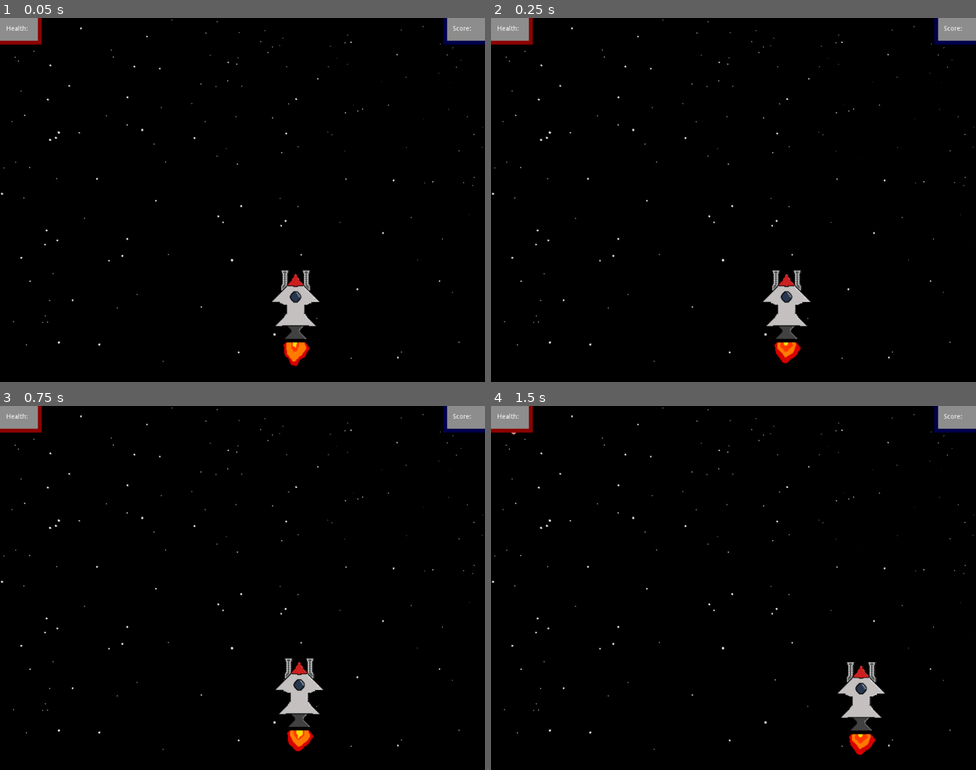
Above: before the commit, frames 1-4 (two rows, left to right).
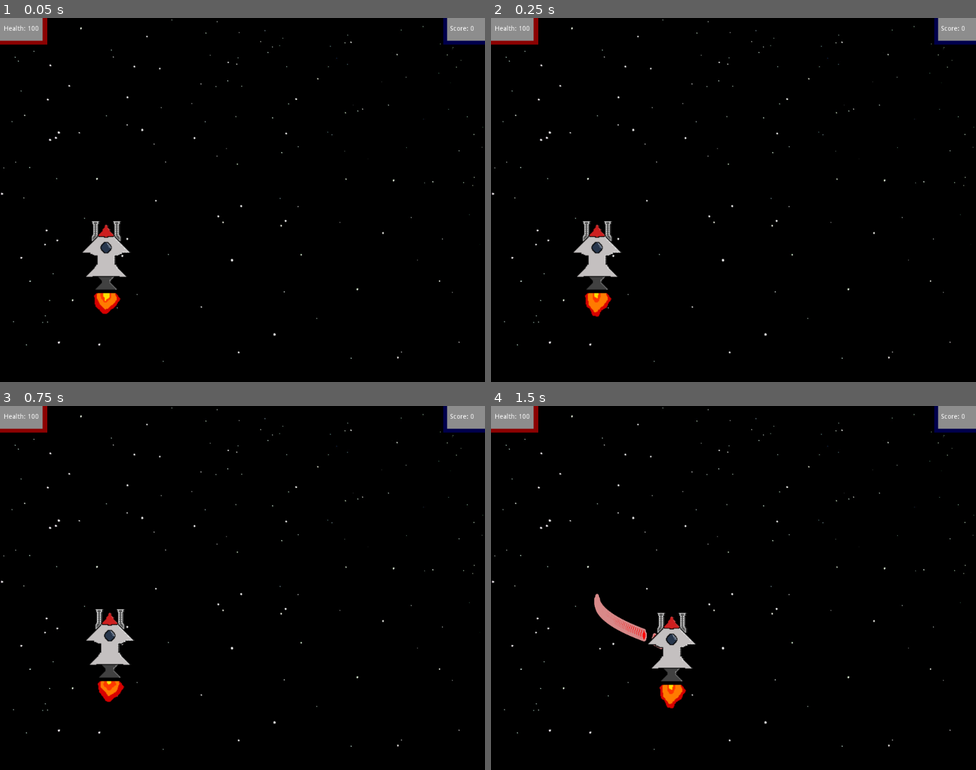
Above: after the commit, the same moments.

Repository: Xwartu/04-Space-Shooter
Game: Godot game, scene res://Scenes/Game.tscn
Same seed, same stepped clock (60 frames per second), same inputs: the game is played once before the commit and once after it.
Inputs:
- Up to frame 1 (0.05 s): no input
- Up to frame 2 (0.25 s): no input
- Up to frame 3 (0.75 s): tap Enter at 0.5 s; hold D (Right) from 0.53 s (still down); hold Space (Fire) from 0.53 s (still down)
- Up to frame 4 (1.5 s): release D (Right) at 1.28 s; release Space (Fire) at 1.28 s; hold S (Down) from 1.28 s (still down); tap Space (Fire) at 1.35 s

The runs differ from the first frame. In frame 1, 2.6% of the frame differs, in the area x 0-98%, y 0-96%; in frame 2, 2.6%; in frame 3, 2.6%; in frame 4, 3.0%.
Error after the commit: Invalid call. Nonexistent function 'interpolate_propoerty' in base 'Tween'. (res://Scripts/Enemy.gd:16)

Commit message:
So close

Diff:
--- /dev/null
+++ b/Scenes/Blasterfire.tscn
@@ -0,0 +1,23 @@
+[gd_scene load_steps=3 format=2]
+
+[ext_resource path="res://Assets/Blaster Bolt-1.png.png" type="Texture" id=1]
+[ext_resource path="res://Scripts/Blasterfire.gd" type="Script" id=2]
+
+[node name="BlasterR" type="RigidBody2D"]
+position = Vector2( 48, -56 )
+collision_layer = 2
+collision_mask = 12
+gravity_scale = 0.0
+can_sleep = false
+linear_damp = 0.0
+angular_damp = 0.0
+script = ExtResource( 2 )
+__meta__ = {
+"_edit_group_": true
+}
+
+[node name="Sprite" type="Sprite" parent="."]
+texture = ExtResource( 1 )
+
+[node name="CollisionPolygon2D" type="CollisionPolygon2D" parent="."]
+polygon = PoolVector2Array( 7, -15.6, 7, -12.3, 10.4, 7, 8.7, 7, 7.7, 13, 5.8, 13, 2.8, 16, -2.8, 16, -9, 9.8, -9, 5, -10.2, -8, -8.3, -8, -5, -15.3, -5, -16, 5.4, -16 )
--- /dev/null
+++ b/Scenes/Explosion.tscn
@@ -0,0 +1,68 @@
+[gd_scene load_steps=13 format=2]
+
+[ext_resource path="res://Assets/explosion_atlas.png" type="Texture" id=1]
+[ext_resource path="res://Scripts/Explosion.gd" type="Script" id=2]
+
+[sub_resource type="AtlasTexture" id=1]
+flags = 4
+atlas = ExtResource( 1 )
+region = Rect2( 0, 0, 512, 512 )
+
+[sub_resource type="AtlasTexture" id=2]
+flags = 4
+atlas = ExtResource( 1 )
+region = Rect2( 512, 0, 512, 512 )
+
+[sub_resource type="AtlasTexture" id=3]
+flags = 4
+atlas = ExtResource( 1 )
+region = Rect2( 1024, 0, 512, 512 )
+
+[sub_resource type="AtlasTexture" id=4]
+flags = 4
+atlas = ExtResource( 1 )
+region = Rect2( 0, 512, 512, 512 )
+
+[sub_resource type="AtlasTexture" id=5]
+flags = 4
+atlas = ExtResource( 1 )
+region = Rect2( 512, 512, 512, 512 )
+
+[sub_resource type="AtlasTexture" id=6]
+flags = 4
+atlas = ExtResource( 1 )
+region = Rect2( 1024, 512, 512, 512 )
+
+[sub_resource type="AtlasTexture" id=7]
+flags = 4
+atlas = ExtResource( 1 )
+region = Rect2( 0, 1024, 512, 512 )
+
+[sub_resource type="AtlasTexture" id=8]
+flags = 4
+atlas = ExtResource( 1 )
+region = Rect2( 512, 1024, 512, 512 )
+
+[sub_resource type="AtlasTexture" id=9]
+flags = 4
+atlas = ExtResource( 1 )
+region = Rect2( 1024, 1024, 512, 512 )
+
+[sub_resource type="SpriteFrames" id=10]
+animations = [ {
+"frames": [ SubResource( 1 ), SubResource( 2 ), SubResource( 3 ), SubResource( 4 ), SubResource( 5 ), SubResource( 6 ), SubResource( 7 ), SubResource( 8 ), SubResource( 9 ) ],
+"loop": true,
+"name": "default",
+"speed": 5.0
+} ]
+
+[node name="Explosion" type="Node2D"]
+script = ExtResource( 2 )
+
+[node name="Sprite" type="AnimatedSprite" parent="."]
+position = Vector2( 184, -312 )
+scale = Vector2( 0.5, 0.5 )
+frames = SubResource( 10 )
+frame = 1
+playing = true
+[connection signal="animation_finished" from="Sprite" to="." method="_on_Sprite_animation_finished"]
--- a/Scenes/Game.tscn
+++ b/Scenes/Game.tscn
@@ -1,14 +1,15 @@
-[gd_scene load_steps=24 format=2]
+[gd_scene load_steps=15 format=2]
 
 [ext_resource path="res://Scripts/Player.gd" type="Script" id=1]
 [ext_resource path="res://Assets/Rocket V3-2.png.png" type="Texture" id=2]
 [ext_resource path="res://Assets/Reuse.jpg" type="Texture" id=3]
-[ext_resource path="res://Assets/spaceMeteors_001.png" type="Texture" id=4]
-[ext_resource path="res://Assets/Blaster Bolt-1.png.png" type="Texture" id=5]
+[ext_resource path="res://Scripts/Meteors.gd" type="Script" id=4]
+[ext_resource path="res://Scripts/Blaster.gd" type="Script" id=5]
 [ext_resource path="res://Assets/Stupid monster-1.png.png" type="Texture" id=6]
 [ext_resource path="res://Assets/Rocket V3.png" type="Texture" id=7]
-[ext_resource path="res://Assets/explosion_atlas.png" type="Texture" id=8]
+[ext_resource path="res://Scripts/Enemy.gd" type="Script" id=8]
 [ext_resource path="res://Scripts/HUD.gd" type="Script" id=9]
+[ext_resource path="res://Assets/TheFatRat - Time Lapse.ogg" type="AudioStream" id=10]
 
 [sub_resource type="AtlasTexture" id=1]
 flags = 4
@@ -33,59 +34,6 @@
 "speed": 7.0
 } ]
 
-[sub_resource type="AtlasTexture" id=5]
-flags = 4
-atlas = ExtResource( 8 )
-region = Rect2( 0, 0, 512, 512 )
-
-[sub_resource type="AtlasTexture" id=6]
-flags = 4
-atlas = ExtResource( 8 )
-region = Rect2( 512, 0, 512, 512 )
-
-[sub_resource type="AtlasTexture" id=7]
-flags = 4
-atlas = ExtResource( 8 )
-region = Rect2( 1024, 0, 512, 512 )
-
-[sub_resource type="AtlasTexture" id=8]
-flags = 4
-atlas = ExtResource( 8 )
-region = Rect2( 0, 512, 512, 512 )
-
-[sub_resource type="AtlasTexture" id=9]
-flags = 4
-atlas = ExtResource( 8 )
-region = Rect2( 512, 512, 512, 512 )
-
-[sub_resource type="AtlasTexture" id=10]
-flags = 4
-atlas = ExtResource( 8 )
-region = Rect2( 1024, 512, 512, 512 )
-
-[sub_resource type="AtlasTexture" id=11]
-flags = 4
-atlas = ExtResource( 8 )
-region = Rect2( 0, 1024, 512, 512 )
-
-[sub_resource type="AtlasTexture" id=12]
-flags = 4
-atlas = ExtResource( 8 )
-region = Rect2( 512, 1024, 512, 512 )
-
-[sub_resource type="AtlasTexture" id=13]
-flags = 4
-atlas = ExtResource( 8 )
-region = Rect2( 1024, 1024, 512, 512 )
-
-[sub_resource type="SpriteFrames" id=14]
-animations = [ {
-"frames": [ SubResource( 5 ), SubResource( 6 ), SubResource( 7 ), SubResource( 8 ), SubResource( 9 ), SubResource( 10 ), SubResource( 11 ), SubResource( 12 ), SubResource( 13 ) ],
-"loop": true,
-"name": "default",
-"speed": 5.0
-} ]
-
 [node name="Game" type="Node2D"]
 
 [node name="Background" type="Node2D" parent="."]
@@ -97,41 +45,22 @@
 centered = false
 
 [node name="Blasterfire" type="Node2D" parent="."]
+script = ExtResource( 5 )
 
-[node name="BlasterR" type="RigidBody2D" parent="Blasterfire"]
-position = Vector2( 48, -56 )
-collision_layer = 2
-collision_mask = 24
-__meta__ = {
-"_edit_group_": true
-}
-
-[node name="Sprite" type="Sprite" parent="Blasterfire/BlasterR"]
-texture = ExtResource( 5 )
-
-[node name="CollisionPolygon2D" type="CollisionPolygon2D" parent="Blasterfire/BlasterR"]
-polygon = PoolVector2Array( 7, -15.6, 7, -12.3, 10.4, 7, 8.7, 7, 7.7, 13, 5.8, 13, 2.8, 16, -2.8, 16, -9, 9.8, -9, 5, -10.2, -8, -8.3, -8, -5, -15.3, -5, -16, 5.4, -16 )
+[node name="Timer" type="Timer" parent="Blasterfire"]
+one_shot = true
+autostart = true
 
 [node name="Enemyfire" type="Node2D" parent="."]
 
 [node name="Meteors" type="Node2D" parent="."]
+script = ExtResource( 4 )
 
-[node name="Meteor" type="RigidBody2D" parent="Meteors"]
-position = Vector2( 0, -160 )
-__meta__ = {
-"_edit_group_": true
-}
-
-[node name="Sprite" type="Sprite" parent="Meteors/Meteor"]
-scale = Vector2( 0.2, 0.2 )
-texture = ExtResource( 4 )
-
-[node name="CollisionPolygon2D" type="CollisionPolygon2D" parent="Meteors/Meteor"]
-scale = Vector2( 0.2, 0.2 )
-polygon = PoolVector2Array( 18.5, -226.3, 143.5, -172.3, 143.5, -170.6, 213.5, -57.8, 213.5, 23.9, 209.4, 89, 207.6, 89, 136.6, 208, 132.9, 208, 31.4, 227, -9.2, 227, -136.5, 190.5, -136.5, 189, -141.5, 185, -141.5, 182.5, -209.5, 70.6, -209.5, 59, -213.5, 5.7, -213.5, -73, -120.3, -169, -118, -169, -1.10001, -227, 18.5, -227 )
+[node name="Timer" type="Timer" parent="Meteors"]
+autostart = true
 
 [node name="Player" type="KinematicBody2D" parent="."]
-position = Vector2( 624, 632 )
+position = Vector2( 224, 528 )
 script = ExtResource( 1 )
 __meta__ = {
 "_edit_group_": true
@@ -151,12 +80,14 @@
 position = Vector2( -3.05176e-05, -3.05176e-05 )
 scale = Vector2( 1.5, 1.5 )
 frames = SubResource( 4 )
+frame = 2
 playing = true
 
 [node name="Enemies" type="Node2D" parent="."]
 
 [node name="Enemy" type="KinematicBody2D" parent="Enemies"]
 position = Vector2( 0, -232 )
+script = ExtResource( 8 )
 __meta__ = {
 "_edit_group_": true
 }
@@ -167,22 +98,18 @@
 [node name="CollisionPolygon2D" type="CollisionPolygon2D" parent="Enemies/Enemy"]
 polygon = PoolVector2Array( 17, -58.5, 24, -56.5, 24, -54.7, 32, -44.7, 32, -40, 32.7, -33, 43, -46, 45.4, -46, 52.4, - …(530 unchanged characters)…
 
+[node name="Timer" type="Timer" parent="Enemies/Enemy"]
+autostart = true
+
+[node name="Tween" type="Tween" parent="Enemies/Enemy"]
+
 [node name="Explosions" type="Node2D" parent="."]
-
-[node name="Explosion" type="Node2D" parent="Explosions"]
-
-[node name="Sprite" type="AnimatedSprite" parent="Explosions/Explosion"]
-position = Vector2( 184, -312 )
-scale = Vector2( 0.5, 0.5 )
-frames = SubResource( 14 )
-frame = 3
-playing = true
 
 [node name="HUD" type="Node2D" parent="."]
 script = ExtResource( 9 )
 
 [node name="ColorRect3" type="ColorRect" parent="HUD"]
-margin_right = 88.0
+margin_right = 100.0
 margin_bottom = 56.0
 color = Color( 0.552941, 0.0117647, 0.0117647, 1 )
 __meta__ = {
@@ -190,7 +117,7 @@
 }
 
 [node name="ColorRect" type="ColorRect" parent="HUD"]
-margin_right = 80.0
+margin_right = 90.0
 margin_bottom = 48.0
 color = Color( 0.556863, 0.556863, 0.556863, 1 )
 __meta__ = {
@@ -216,8 +143,9 @@
 }
 
 [node name="Health" type="Label" parent="HUD"]
+margin_left = 8.0
 margin_top = 16.0
-margin_right = 72.0
+margin_right = 80.0
 margin_bottom = 88.0
 text = "Health:
 "
@@ -236,3 +164,12 @@
 __meta__ = {
 "_edit_use_anchors_": false
 }
+
+[node name="Time Lapse" type="AudioStreamPlayer" parent="."]
+stream = ExtResource( 10 )
+autoplay = true
+[connection signal="timeout" from="Blasterfire/Timer" to="Blasterfire" method="_on_Timer_timeout"]
+[connection signal="timeout" from="Meteors/Timer" to="Meteors" method="_on_Timer_timeout"]
+[connection signal="health_changed" from="Player" to="HUD" method="_on_Player_health_changed"]
+[connection signal="score_changed" from="Player" to="HUD" method="_on_Player_score_changed"]
+[connection signal="timeout" from="Enemies/Enemy/Timer" to="Enemies/Enemy" method="_on_Timer_timeout"]
--- /dev/null
+++ b/Scenes/Meteor.tscn
@@ -0,0 +1,23 @@
+[gd_scene load_steps=3 format=2]
+
+[ext_resource path="res://Assets/spaceMeteors_001.png" type="Texture" id=1]
+[ext_resource path="res://Scripts/Meteor.gd" type="Script" id=2]
+
+[node name="Meteor" type="RigidBody2D"]
+position = Vector2( 0, -160 )
+collision_layer = 4
+collision_mask = 5
+mode = 2
+gravity_scale = 0.0
+script = ExtResource( 2 )
+__meta__ = {
+"_edit_group_": true
+}
+
+[node name="Sprite" type="Sprite" parent="."]
+scale = Vector2( 0.2, 0.2 )
+texture = ExtResource( 1 )
+
+[node name="CollisionPolygon2D" type="CollisionPolygon2D" parent="."]
+scale = Vector2( 0.2, 0.2 )
+polygon = PoolVector2Array( 18.5, -226.3, 143.5, -172.3, 143.5, -170.6, 213.5, -57.8, 213.5, 23.9, 209.4, 89, 207.6, 89, 136.6, 208, 132.9, 208, 31.4, 227, -9.2, 227, -136.5, 190.5, -136.5, 189, -141.5, 185, -141.5, 182.5, -209.5, 70.6, -209.5, 59, -213.5, 5.7, -213.5, -73, -120.3, -169, -118, -169, -1.10001, -227, 18.5, -227 )
--- /dev/null
+++ b/Scripts/Blaster.gd
@@ -0,0 +1,16 @@
+extends Node2D
+
+var ready = true
+onready var default_timer = $Timer.wait_time
+
+func _ready():
+	pass
+
+func fire(b):
+	if ready:
+		add_child(b)
+		ready = false
+		$Timer.start()
+
+func _on_Timer_timeout():
+	ready = true
--- /dev/null
+++ b/Scripts/Blasterfire.gd
@@ -0,0 +1,27 @@
+extends RigidBody2D
+
+export var speed =100
+onready var Explosion = load("res://Scenes/Explosion.tscn")
+onready var Player = get_node("/root/Game/Player")
+
+func _ready():
+	contact_monitor = true
+	set_max_contacts_reported(4)
+
+func _physics_process(delta):
+	var colliding = get_colliding_bodies()
+	for c in colliding:
+		var explosion = Explosion.instance()
+		explosion.position = position
+		explosion.get_node("Sprite").playing = true
+		get_node("/root/Game/Explosions").add_child(explosion)
+		if c.get_parent().name == "Enemies":
+			Player.change_score(c.score)
+		queue_free()
+
+	if position.y < -10:
+		queue_free()
+
+func _integrate_forces(state):
+	state.set_linear_velocity(Vector2(0, -speed))
+	state.set_angular_velocity(0)
--- /dev/null
+++ b/Scripts/Enemy.gd
@@ -0,0 +1,28 @@
+extends KinematicBody2D
+
+export var limit_y = 350
+export var score = 10
+export var speed = 2.0
+export var move_probability = 0.4
+
+var ready = false
+
+var new_position = Vector2(0,0)
+
+func get_new_position():
+	var VP = get_viewport_rect().size
+	new_position.x = randi() % int(VP.x)
+	new_position.x = min(randi() % int(VP.y), int(VP.y) - limit_y)
+	$Tween.interpolate_propoerty(self, "postition", position, new_position, speed, Tween.TRANS_EXPO, Tween.EASE_IN_OUT)
+	ready = true
+
+func _ready():
+	if ready:
+		$Tween.start()
+		ready = false
+
+
+
+func _on_Timer_timeout():
+	if randf() < move_probability:
+		get_new_position()
--- /dev/null
+++ b/Scripts/Explosion.gd
@@ -0,0 +1,8 @@
+extends Node2D
+
+
+func _ready():
+	pass
+
+func _on_Sprite_animation_finished():
+	queue_free()
--- a/Scripts/HUD.gd
+++ b/Scripts/HUD.gd
@@ -3,3 +3,13 @@
 
 func _ready():
 	pass
+
+
+func _on_Player_health_changed():
+	var h = get_node("//root/Game/Player").health
+	$Health.text = "Health: " + str(h)
+
+
+func _on_Player_score_changed():
+	var s = get_node("//root/Game/Player").score
+	$Score.text = "Score: " + str(s)
--- /dev/null
+++ b/Scripts/Meteor.gd
@@ -0,0 +1,32 @@
+extends RigidBody2D
+
+var velocity = Vector2(0,0)
+export var min_speed = 100
+export var max_speed = 600
+export var damage = 20
+
+onready var Explosion = load("res://Scenes/Explosion.tscn")
+
+func _ready():
+	randomize()
+	position.x = randi() % int(get_viewport_rect().size.x)
+	velocity.y = max(randi() % max_speed, min_speed)
+	contact_monitor = true
+	set_max_contacts_reported(4)
+
+func _physics_process(delta):
+	var colliding = get_colliding_bodies()
+	for c in colliding:
+		var explosion = Explosion.instance()
+		if c.name != "Blasterfire":
+			explosion.position = position
+			explosion.get_node("Sprite").playing = true
+			get_node("/root/Game/Explosions").add_child(explosion)
+		if c.name == "Player":
+			c.change_health(-damage)
+
+	if position.x > get_viewport_rect().size.y + 50:
+		queue_free()
+
+func _integrate_forces(state):
+	state.set_linear_velocity(velocity)
--- /dev/null
+++ b/Scripts/Meteors.gd
@@ -0,0 +1,14 @@
+extends Node2D
+
+export var probability = 0.2
+onready var Meteor = load("res://Scenes/Meteor.tscn")
+
+func _ready():
+	pass
+
+
+
+func _on_Timer_timeout():
+	if randf() < probability:
+		var m = Meteor.instance()
+		add_child(m)
--- a/Scripts/Player.gd
+++ b/Scripts/Player.gd
@@ -9,6 +9,7 @@
 var velocity = Vector2(0,0)
 
 onready var VP = get_viewport_rect().size
+onready var Blaster = load("res://Scenes/Blasterfire.tscn")
 
 signal health_changed
 signal score_changed
@@ -32,7 +33,10 @@
 
 func _physics_process(delta):
 	if Input.is_action_pressed("Fire"):
-		pass
+		var b = Blaster.instance()
+		b.position = position
+		b.position.y -= 25
+		get_node("/root/Game/Blasterfire").add_child(b)
 	if Input.is_action_pressed("Left"):
 		velocity.x -= acceleration
 	if Input.is_action_pressed("Right"):
Not shown, added: Assets/TheFatRat - Time Lapse.ogg.import
Not shown, added: Assets/TheFatRat - Time Lapse.ogg
